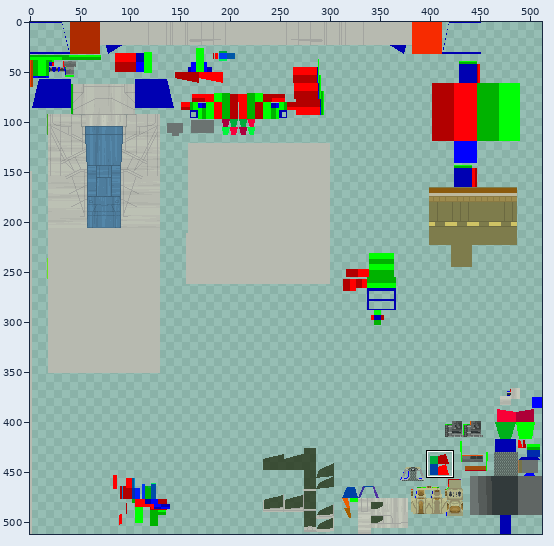
File history of a sprite sheet, resources/models/vehicles/rz-1 awing/rz-1_default.png. The picture above shows the old version from afar; the outline marks the close-up.
Close-up. Old version:
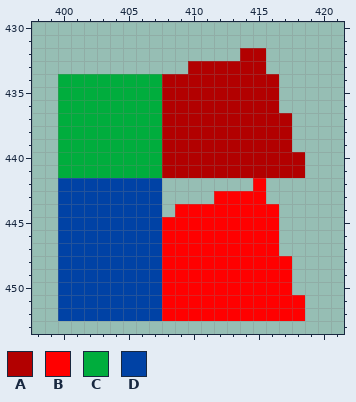
The file is 512x512 pixels. Colours within 5 levels of each other are drawn and written as one. Shown: x 398..421, y 430..453. The commit also changed other parts of the picture, which this record leaves out.
Palette (. is transparent): A #b20000  B #ff0000  C #00ad3d  D #0042a5
Pixels before, first column x 400:
432 ..............AA...
433 ..........AAAAAA...
434 CCCCCCCCAAAAAAAAA..
435 CCCCCCCCAAAAAAAAA..
436 CCCCCCCCAAAAAAAAA..
437 CCCCCCCCAAAAAAAAAA.
438 CCCCCCCCAAAAAAAAAA.
439 CCCCCCCCAAAAAAAAAA.
440 CCCCCCCCAAAAAAAAAAA
441 CCCCCCCCAAAAAAAAAAA
442 DDDDDDDD.......B...
443 DDDDDDDD....BBBB...
444 DDDDDDDD.BBBBBBBB..
445 DDDDDDDDBBBBBBBBB..
446 DDDDDDDDBBBBBBBBB..
447 DDDDDDDDBBBBBBBBB..
448 DDDDDDDDBBBBBBBBBB.
449 DDDDDDDDBBBBBBBBBB.
450 DDDDDDDDBBBBBBBBBB.
451 DDDDDDDDBBBBBBBBBBB
452 DDDDDDDDBBBBBBBBBBB
After:
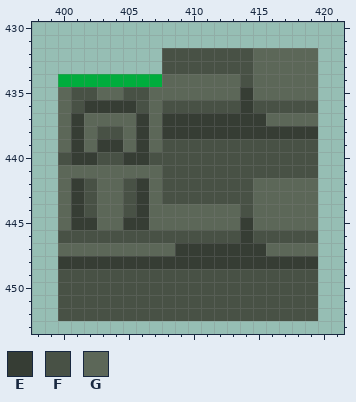
Colours new in this view: E #363d34  F #485145  G #5c6758
From old to new:
Changed rows in their new state; - is an unchanged pixel.
first column x 400:
432 --------FFFFFFFGGGGG
433 --------FFFFFFFGGGGG
434 --------GGGGGGFGGGGG
435 GFFGGFFGGGGGGGEGGGGG
436 GFEEEEFGFFFFFFEFFFFF
437 GEGGGGEGEEEEEEEEGGGG
438 GEGFFGEGEEEEEEEEEEEE
439 GEGEEGEGFFFFFFFFFFFF
440 FEEFFEEFFFFFFFFFFFFF
441 GGGGGGGGFFFFFFFFFFFF
442 GEFGGFEGFFFFFFFGGGGG
443 GEFGGFEGFFFFFFFGGGGG
444 GEFGGFEGGGGGGGFGGGGG
445 GEEGGEEGGGGGGGEGGGGG
446 FFFFFFFFFFFFFFEFFFFF
447 GGGGGGGGGEEEEEEEGGGG
448 EEEEEEEEEEEEEEEEEEEE
449 FFFFFFFFFFFFFFFFFFFF
450 FFFFFFFFFFFFFFFFFFFF
451 FFFFFFFFFFFFFFFFFFFF
452 FFFFFFFFFFFFFFFFFFFF
Pixel boxes of the changes (left, top, right, bottom) in both close-ups:
changed: (58, 48, 318, 321)
